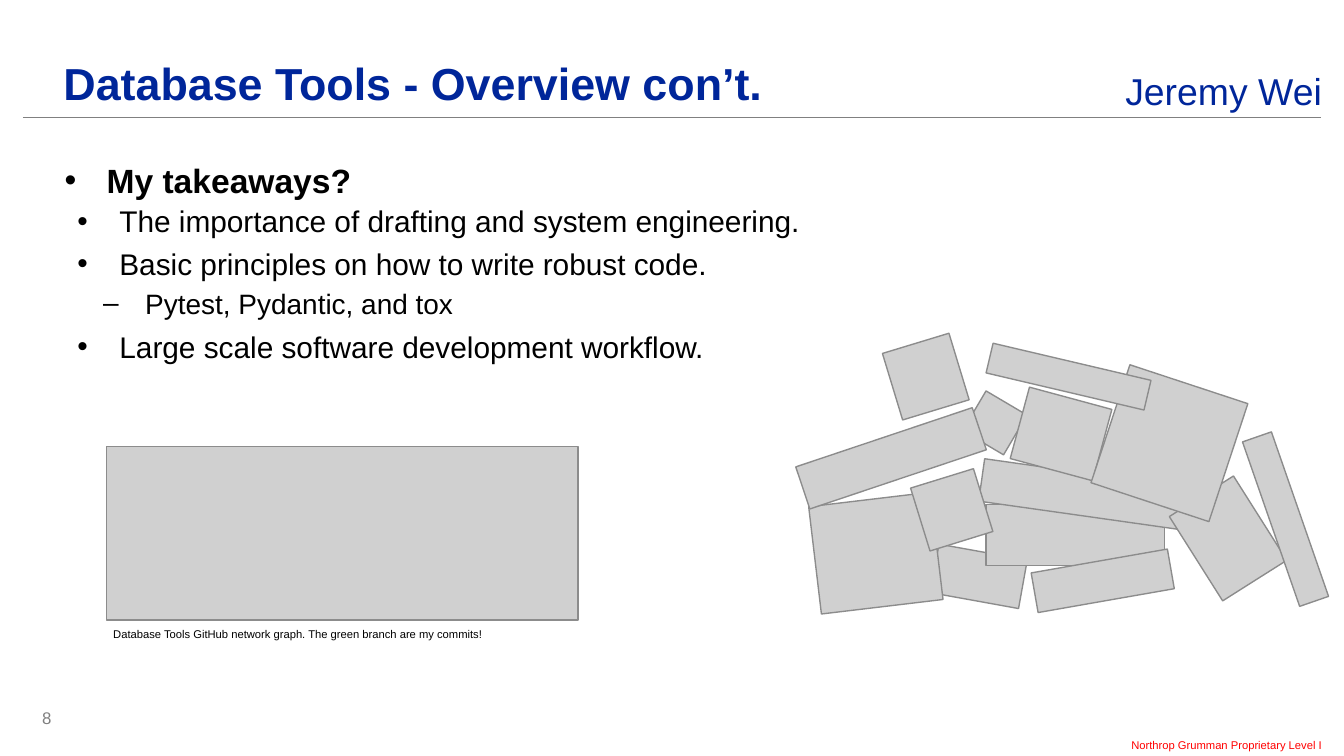
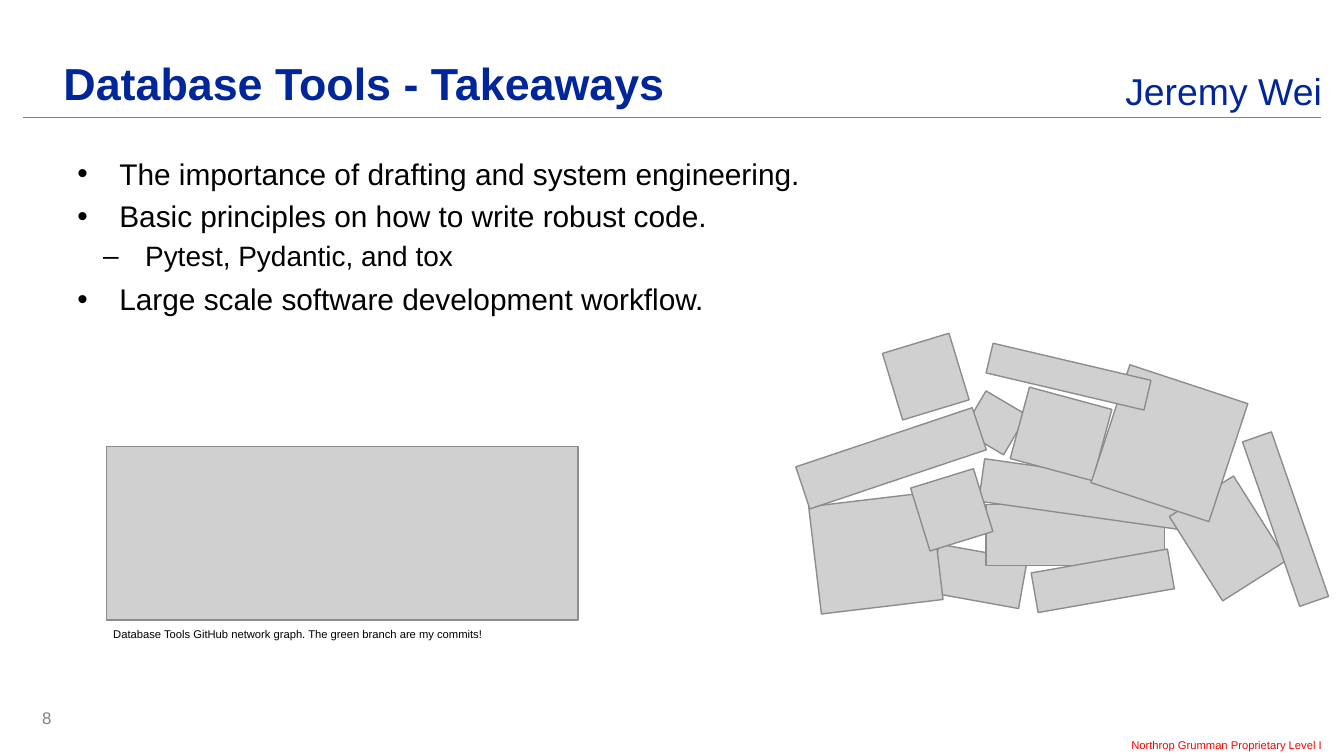
Before and after one commit to cosgroma/database-tools, a slide deck: slide 8 of docs/presentations/Intern_Showcase_Wei.pptx. Drawn at 1344x756 pixels with LibreOffice and Linux fonts; fonts in the diff are those of the drawing; grey boxes stand for pictures; background and template pictures are left out. Boxes give left, top, right and bottom in pixels: in the first picture for what was removed or moved away, otherwise in the second. Text is boxed around its words. In the diff, an @@ line names an element or a change of style, - is before the commit and + after.

```diff
--- a/docs/presentations/Intern_Showcase_Wei.pptx
+++ b/docs/presentations/Intern_Showcase_Wei.pptx
@@ title at [63,67,664,109]: text changed @@
-Database Tools - Overview con’t.
+Database Tools - Takeaways
@@ text at [107,168,352,199]: paragraph removed @@
-• My takeaways?
```
Also in this commit, not shown: 3 other slides changed, 2 slides added, 2 slides removed.
